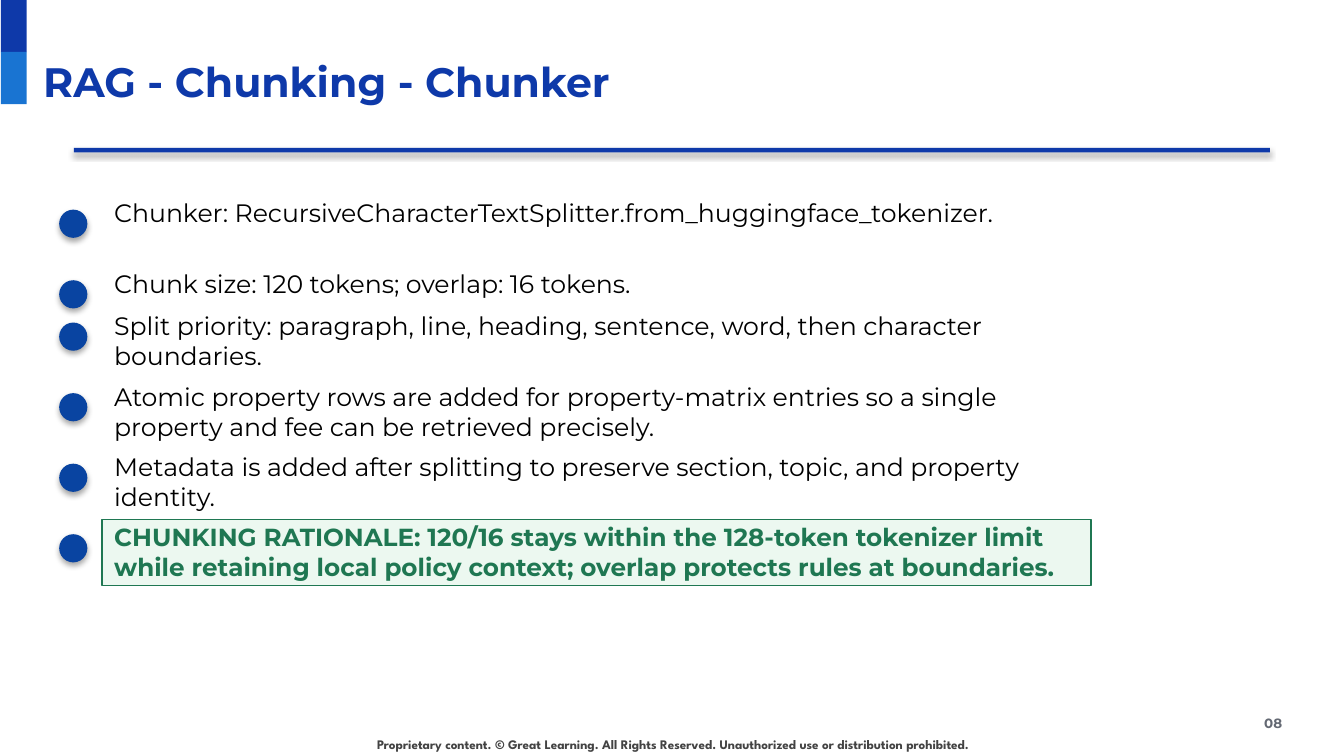
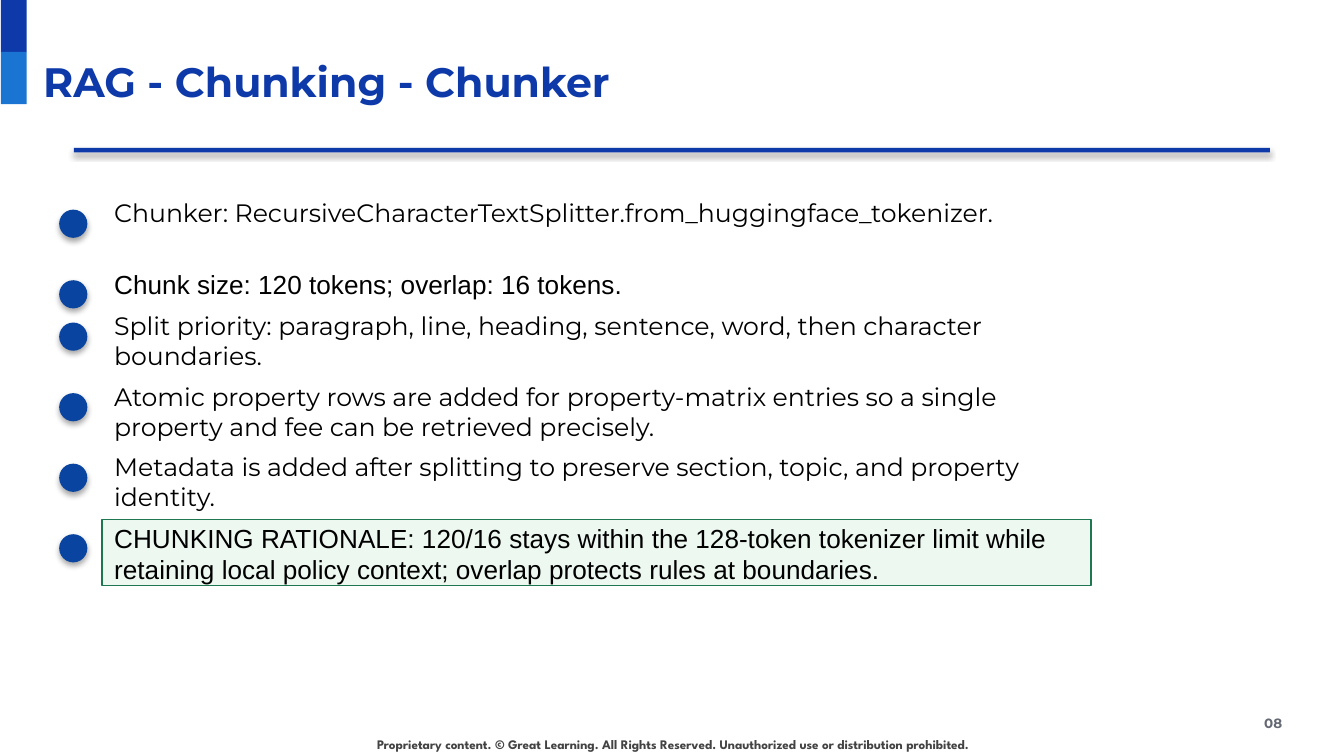
Before and after one commit to raovutukoor1/aurora-stay-qna-120-token-option, a slide deck: slide 8 of presentations/Aurora_Stays_RAG_120_Token_Option.pptx. Drawn at 1344x756 pixels with LibreOffice and Linux fonts; fonts in the diff are those of the drawing; background and template pictures are left out. Boxes give left, top, right and bottom in pixels: in the first picture for what was removed or moved away, otherwise in the second. Text is boxed around its words. In the diff, an @@ line names an element or a change of style, - is before the commit and + after.

Commit message:
Update 120-token deployment slides with Codespaces validation

```diff
--- a/presentations/Aurora_Stays_RAG_120_Token_Option.pptx
+++ b/presentations/Aurora_Stays_RAG_120_Token_Option.pptx
@@ text "Chunk size: 120 tokens; overlap: ..." at (114, 275, 621, 300): size 13.5 to 14 pt, font Montserrat to Arial @@
@@ rectangle "CHUNKING RATIONALE: 120/16 stays within ..." at (102, 520, 1091, 586): size 13.2 to 14 pt, font Montserrat to Arial, text colour #1F7752 to #000000, bold off @@
```
Also in this commit, not shown: 21 other slides changed, 1 other file.
